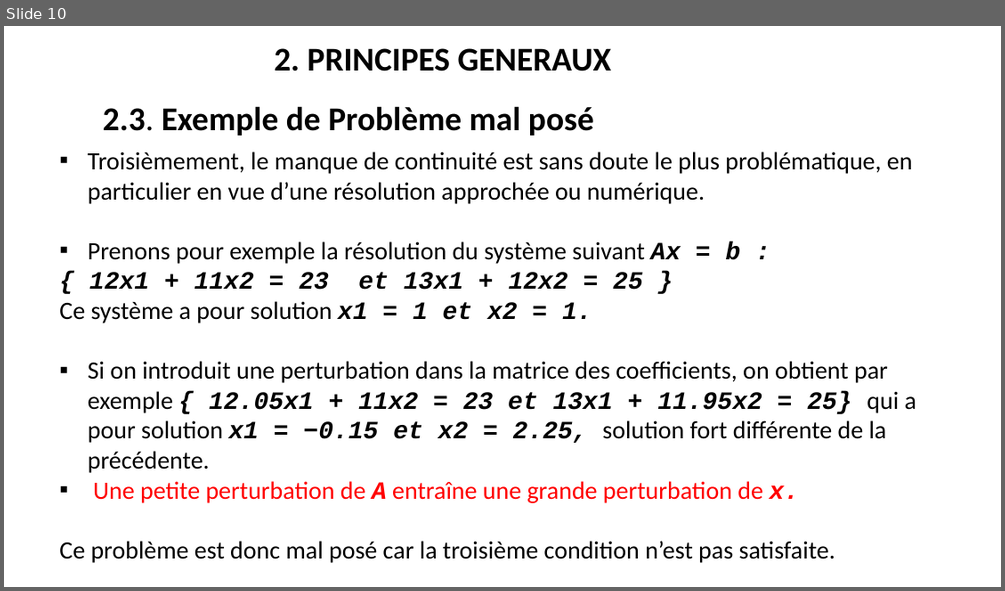
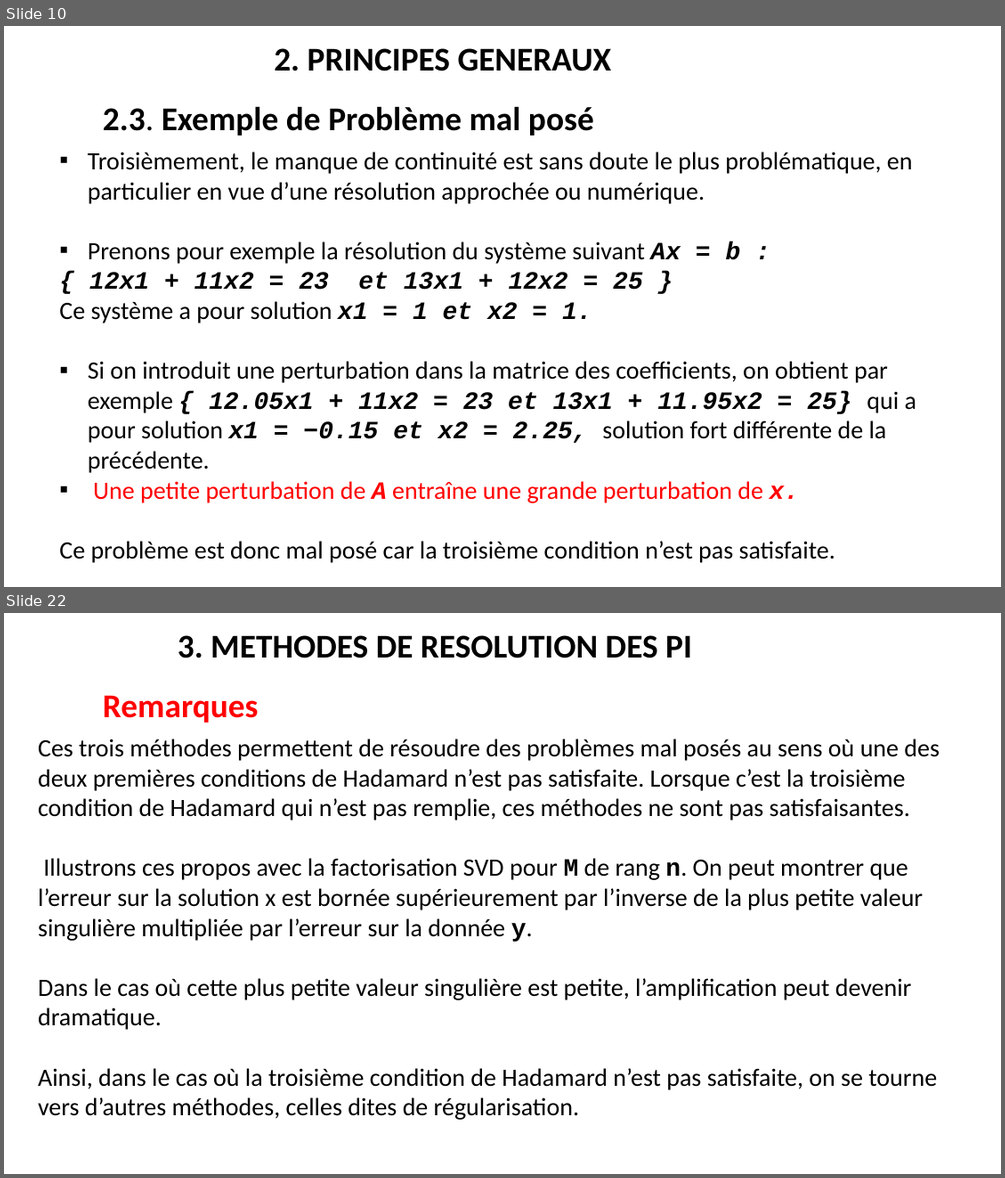
Before and after one commit to BenSaintKoff/COURS-ENSEA, a slide deck: LES PROBLEMES INVERSES.pptx. Shown one above the other, each under a label of ours: slide 10 before the commit, slides 10 and 22 after it; the slides between them are not shown. The pictures are 1005x591 and 1005x1178 pixels, drawn with LibreOffice and Linux fonts; fonts in the diff are those of the drawing. Boxes give left, top, right and bottom in pixels: in the first picture for what was removed or moved away, otherwise in the second. Text is boxed around its words. In the diff, an @@ line names an element or a change of style, - is before the commit and + after.

```diff
--- a/LES PROBLEMES INVERSES.pptx
+++ b/LES PROBLEMES INVERSES.pptx
@@ slide 22 added at (4,613,1001,1174), background #FFFFFF @@
@@ text added at (178,635,692,658), 32 pt, text #000000, bold @@
+3. METHODES DE RESOLUTION DES PI
@@ text added at (103,695,259,722), 32 pt, text #FF0000, bold @@
+Remarques
@@ text added at (38,738,939,1119), 24 pt, text #000000 @@
+Ces trois méthodes permettent de résoudre des problèmes mal posés au sens où une des deux premières conditions de Hadamard n’est pas satisfaite. Lorsque c’est la troisième condition de Hadamard qui n’est pas remplie, ces méthodes ne sont pas satisfaisantes.
+Illustrons ces propos avec la factorisation SVD pour M de rang n. On peut montrer que l’erreur sur la solution x est bornée supérieurement par l’inverse de la plus petite valeur singulière multipliée par l’erreur sur la donnée y.
+Dans le cas où cette plus petite valeur singulière est petite, l’amplification peut devenir dramatique.
+Ainsi, dans le cas où la troisième condition de Hadamard n’est pas satisfaite, on se tourne vers d’autres méthodes, celles dites de régularisation.
```
Also in this commit, not shown: 10 slides changed, 10 other slides added.
